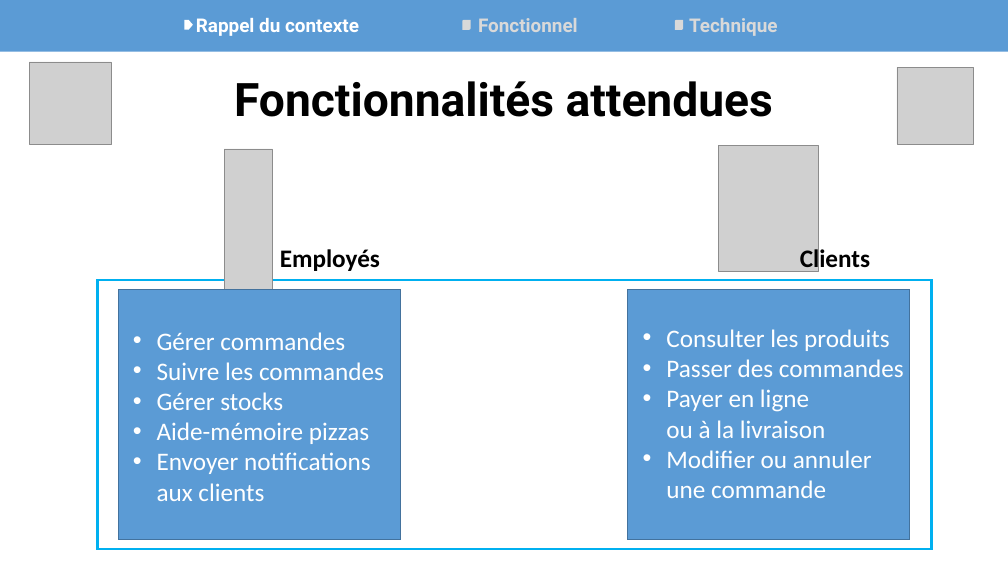
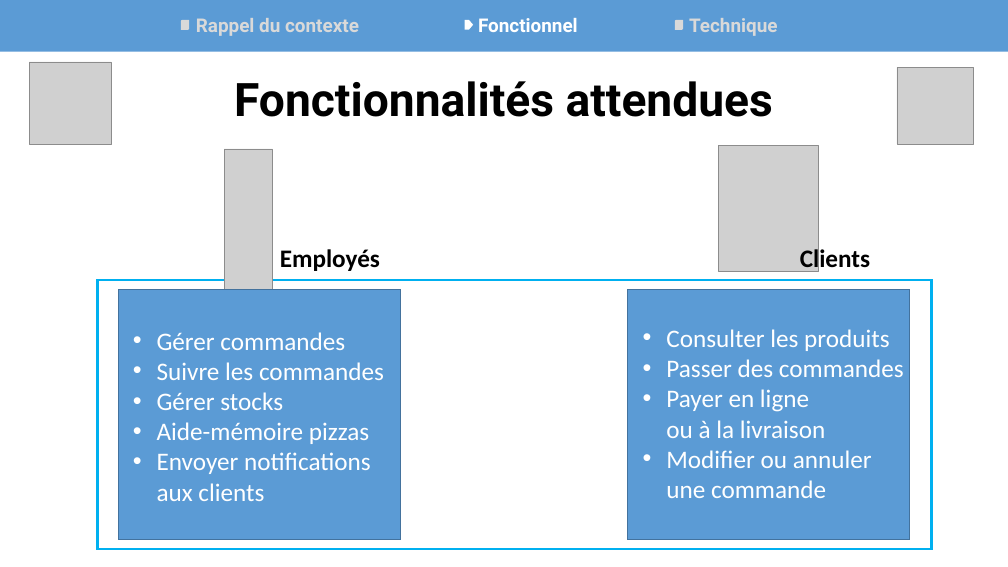
Before and after one commit to Synkied/OC_Projet-9, a slide deck: slide 3 of Projet9_OCPizza_Presentation.pptx. Drawn at 1008x567 pixels with LibreOffice and Linux fonts; fonts in the diff are those of the drawing; grey boxes stand for pictures. Boxes give left, top, right and bottom in pixels: in the first picture for what was removed or moved away, otherwise in the second. Text is boxed around its words. In the diff, an @@ line names an element or a change of style, - is before the commit and + after.

```diff
--- a/Projet9_OCPizza_Presentation.pptx
+++ b/Projet9_OCPizza_Presentation.pptx
@@ round diag rect: place and size @@
-round diag rect at (463, 20, 471, 29)
+round diag rect at (181, 20, 189, 29)
@@ text "Rappel du contexte" at (196, 18, 359, 36): text colour #FFFFFF to #D9D9D9 @@
@@ pentagon arrow: place and size @@
-pentagon arrow at (185, 20, 193, 29)
+pentagon arrow at (465, 20, 473, 29)
@@ text "Fonctionnel" at (478, 18, 578, 32): text colour #D9D9D9 to #FFFFFF @@
```
Also in this commit, not shown: 3 other slides changed.
